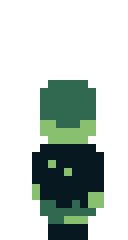
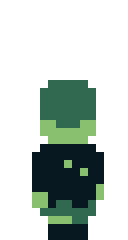
Layer changes from the first 128 x 240 image to the second:
hid "cheen copy#2" over (32, 160, 104, 224)
showed "cheen copy" over (32, 160, 104, 224)
